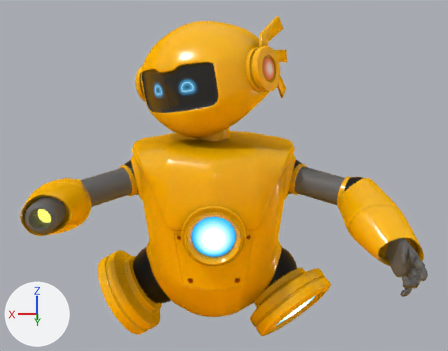
One commit to the Blender file Robo-Cartoon.blend: the scene before it, then after it.
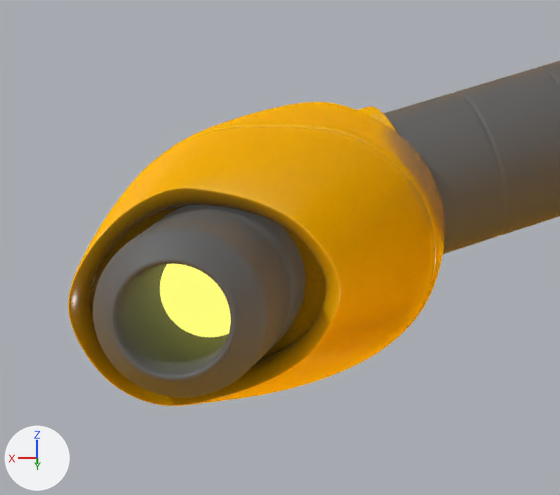
There are two pictures of each version: one whole from a 50 mm lens placed at (-0.007, 4.118, 2.922), pointed at (-0.067, 0.325, 1.715), one close up on the part from 2% to 25% of the width and 45% to 72% of the height. The lights are fixed; the arrows at lower left show +X, +Y and +Z.

Before the edit, the objects in view are built like this:
```python
ob_corpo_orelha_pes_005 = bpy.data.objects.new('Corpo-orelha-pes.005', me_cube_012)
ob_corpo_orelha_pes_005.parent = ob_corpo_orelha_pes
ob_corpo_orelha_pes_005.location = (0.512, 0.113, 1.444)
ob_corpo_orelha_pes_005.rotation_euler = (0.208, 0.126, 0.547)  # degrees (12, 7.2, 31)
ob_corpo_orelha_pes_010 = bpy.data.objects.new('Corpo-orelha-pes.010', me_cube_025)
ob_corpo_orelha_pes_010.parent = ob_corpo_orelha_pes_005
ob_corpo_orelha_pes_010.location = (0.996, 0.113, 1.444)
ob_corpo_orelha_pes_010.rotation_euler = (1.326, -0.0474, 1.087)  # degrees (76, -2.7, 62)
ob_lanca_gran_002 = bpy.data.objects.new('lanca-gran.002', me_cube_026)
ob_lanca_gran_002.parent = ob_corpo_orelha_pes_005
ob_lanca_gran_002.location = (0.996, 0.113, 1.444)
ob_lanca_gran_002.rotation_euler = (1.326, -0.0474, 1.087)  # degrees (76, -2.7, 62)
```
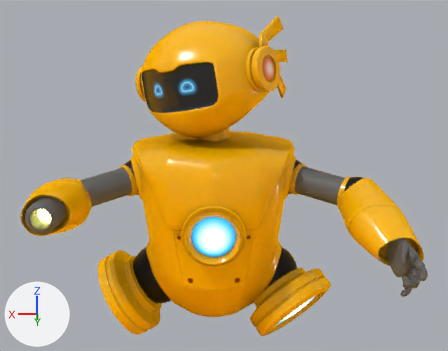
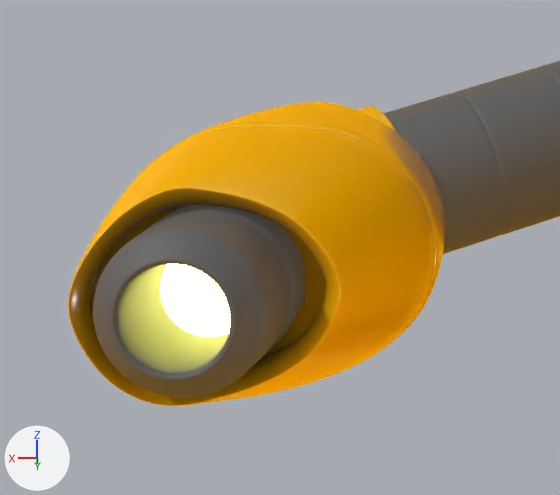
Changed parts and their boxes [x1, y1, x2, y2] in the close-ups (560 x 495 px):
'lanca-gran.002', surface changed: [115, 260, 234, 376] in both

The change, as a diff of the scene's bpy script:
```diff
--- a/Robo-Cartoon.blend.py
+++ b/Robo-Cartoon.blend.py
@@ mat_material_002 @@
 mat_material_002.base_color = (1.0, 0.994, 0.2)  # yellow #fffe7c
+mat_material_002.strength = 7.9
```
